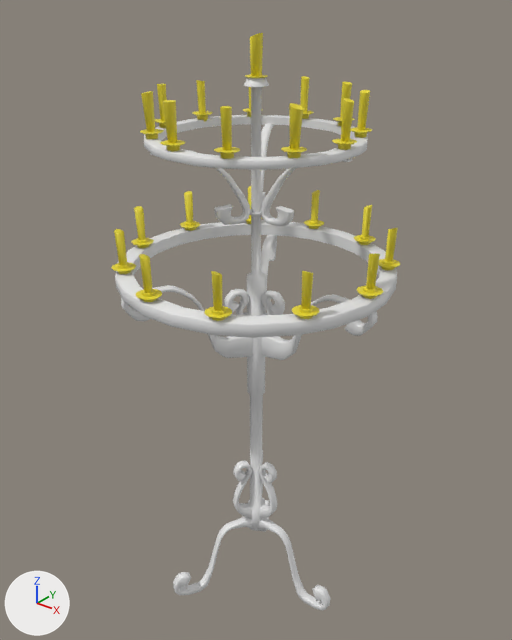
Two versions of the FBX model Assets/Project/Art/Environment/Kit Bal/Props/CandleStick/SM_Candlestick.fbx, one commit apart.
The view is the same before and after, from a camera (50 mm lens) standing at (1.39, -1.74, 2.25) and looking at (-0.03, 0.03, 1.15). Arrows for +X, +Y and +Z are at lower left; the lights stay in place. Where no turn or scale is listed for an object, it has been applied to the vertices.

Before the edit, the objects in view are built like this:
```python
mat_candles = principled_material('candles')
mat_candles.base_color = (0.8, 0.68, 0.0317)  # yellow #e7d732
mat_structure = principled_material('Structure')
mat_structure.base_color = (0.8, 0.8, 0.8)  # white #e7e7e7
me_sm_candlestick = bpy.data.meshes.new('SM_Candlestick')
me_sm_candlestick.from_pydata(...)  # 4373 vertices, 5027 faces; spans x -0.46..0.47, y -0.47..0.47, z 0.0..2.1
# faces by material slot: [2579, 2448]
me_sm_candlestick.materials.append(mat_structure)  # white #e7e7e7
me_sm_candlestick.materials.append(mat_candles)  # yellow #e7d732
ob_sm_candlestick = bpy.data.objects.new('SM_Candlestick', me_sm_candlestick)
ob_sm_candlestick.location = (0.0, 0.0, -0.002)
```
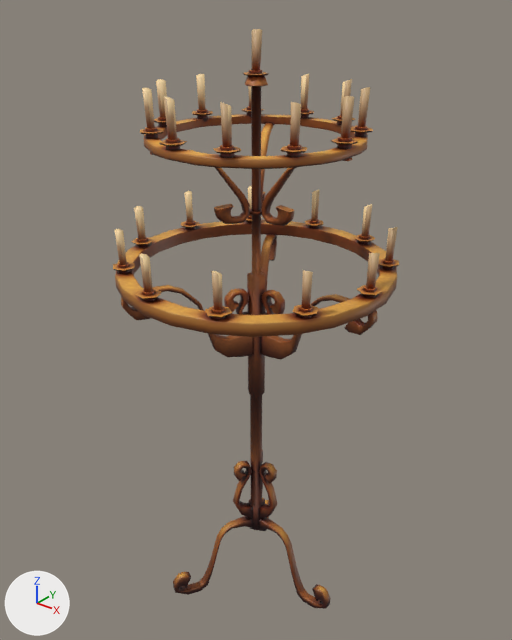
What the commit changed:
Picture 'T_Candles_D.png' (img_t_candles_d_png) is new.
Picture 'T_CandleStructure_D.png' (img_t_candlestructure_d_png) is new.
In material 'Structure' (mat_structure), base_color is no longer (0.8, 0.8, 0.8), white #e7e7e7.
In material 'Structure' (mat_structure), texture is now set to img_t_candlestructure_d_png.
In material 'candles' (mat_candles), base_color is no longer (0.8, 0.68, 0.0317), yellow #e7d732.
In material 'candles' (mat_candles), texture is now set to img_t_candles_d_png.
me_sm_candlestick is used by ob_sm_candlestick; location (0.0, 0.0, -0.002).
me_sm_candlestick had 4373 vertices, 5027 faces and spanned x -0.46..0.47, y -0.47..0.47, z 0.0..2.1.
me_sm_candlestick now has 2972 vertices, 3210 faces and spans x -0.46..0.47, y -0.47..0.47, z 0.0..2.11.
me_sm_candlestick part 1: a new loose piece, a 6-sided cylinder along z spanning x 0.302..0.336, y -0.02..0.02, z 1.809..1.837, in mat_candles (picture img_t_candles_d_png).
me_sm_candlestick part 2: a new loose piece, a 6-sided cylinder along z spanning x 0.248..0.288, y -0.19..-0.155, z 1.809..1.837, in mat_candles (picture img_t_candles_d_png).
me_sm_candlestick part 3: a new loose piece, a 6-sided cylinder along z spanning x 0.114..0.151, y -0.31..-0.27, z 1.809..1.837, in mat_candles (picture img_t_candles_d_png).
me_sm_candlestick part 4: a new loose piece, a 6-sided cylinder along z spanning x -0.065..-0.025, y -0.334..-0.297, z 1.809..1.837, in mat_candles (picture img_t_candles_d_png).
me_sm_candlestick part 5: a new loose piece, a 6-sided cylinder along z spanning x -0.228..-0.19, y -0.261..-0.221, z 1.809..1.837, in mat_candles (picture img_t_candles_d_png).
me_sm_candlestick part 6: a new loose piece, a 6-sided cylinder along z spanning x -0.326..-0.287, y -0.109..-0.071, z 1.809..1.837, in mat_candles (picture img_t_candles_d_png).
me_sm_candlestick part 7: a new loose piece, a 6-sided cylinder along z spanning x -0.326..-0.287, y 0.071..0.109, z 1.809..1.837, in mat_candles (picture img_t_candles_d_png).
me_sm_candlestick part 8: a new loose piece, a 6-sided cylinder along z spanning x -0.065..-0.025, y 0.297..0.334, z 1.809..1.837, in mat_candles (picture img_t_candles_d_png).
me_sm_candlestick part 9: a new loose piece, a 6-sided cylinder along z spanning x 0.248..0.288, y 0.155..0.19, z 1.809..1.837, in mat_candles (picture img_t_candles_d_png).
me_sm_candlestick part 10: a new loose piece, a 6-sided cylinder along z spanning x -0.02..0.015, y -0.02..0.02, z 1.966..1.994, in mat_candles (picture img_t_candles_d_png).
me_sm_candlestick part 11: the loose piece of 26 vertices spanning x -0.23..-0.2, y 0.23..0.26, z 1.8..1.93 is rebuilt with 14 vertices and now spans x -0.23..-0.2, y 0.23..0.26, z 1.81..1.95.
me_sm_candlestick part 12: the loose piece of 26 vertices spanning x -0.02..0.02, y -0.02..0.02, z 1.95..2.1 is rebuilt with 14 vertices and now spans x -0.01..0.02, y -0.01..0.02, z 1.96..2.11.
me_sm_candlestick part 13: 52 vertices moved from x -0.41..0.45, y -0.45..0.45, z 0.06..1.98 to x -0.41..0.45, y -0.45..0.45, z 0.06..1.99; 1744 vertices removed from x -0.46..0.47, y -0.47..0.47, z 0.02..1.98; 199 vertices added at x -0.33..0.34, y -0.35..0.35, z 1.19..1.99.
me_sm_candlestick part 14: 139 kept faces spanning x -0.07..0.32, y -0.45..0.21, z 1.19..1.83 get new texture (UV) coordinates.
Object 'SM_Candlestick' (ob_sm_candlestick) moves from (0.0, 0.0, -0.002) to (0.0, 0.0, 0.0).

Where the change shows, as pixel boxes (x1, y1, x2, y2) in the pictures (512 x 640 px):
'SM_Candlestick', surface changed, reshaped, moved (grey to brown): before (111, 33, 400, 611); after (113, 29, 399, 609)
part 1 of me_sm_candlestick, added: after (337, 137, 352, 149)
part 2 of me_sm_candlestick, added: after (287, 144, 301, 158)
part 3 of me_sm_candlestick, added: after (220, 145, 235, 158)
part 4 of me_sm_candlestick, added: after (166, 138, 180, 151)
part 5 of me_sm_candlestick, added: after (145, 127, 158, 139)
part 6 of me_sm_candlestick, added: after (158, 117, 167, 127)
part 7 of me_sm_candlestick, added: after (197, 109, 208, 119)
part 8 of me_sm_candlestick, added: after (301, 108, 309, 119)
part 9 of me_sm_candlestick, added: after (355, 125, 367, 137)
part 10 of me_sm_candlestick, added: after (249, 70, 262, 74)
part 11 of me_sm_candlestick, rebuilt: before (249, 87, 251, 110); after (248, 86, 251, 107)
part 12 of me_sm_candlestick, rebuilt (21% narrower): before (250, 33, 263, 76); after (252, 29, 262, 71)
part 13 of me_sm_candlestick, cut back: before (111, 74, 400, 611); after (119, 72, 390, 603)
part 14 of me_sm_candlestick, surface changed (grey to brown): (139, 131, 367, 315) in both
